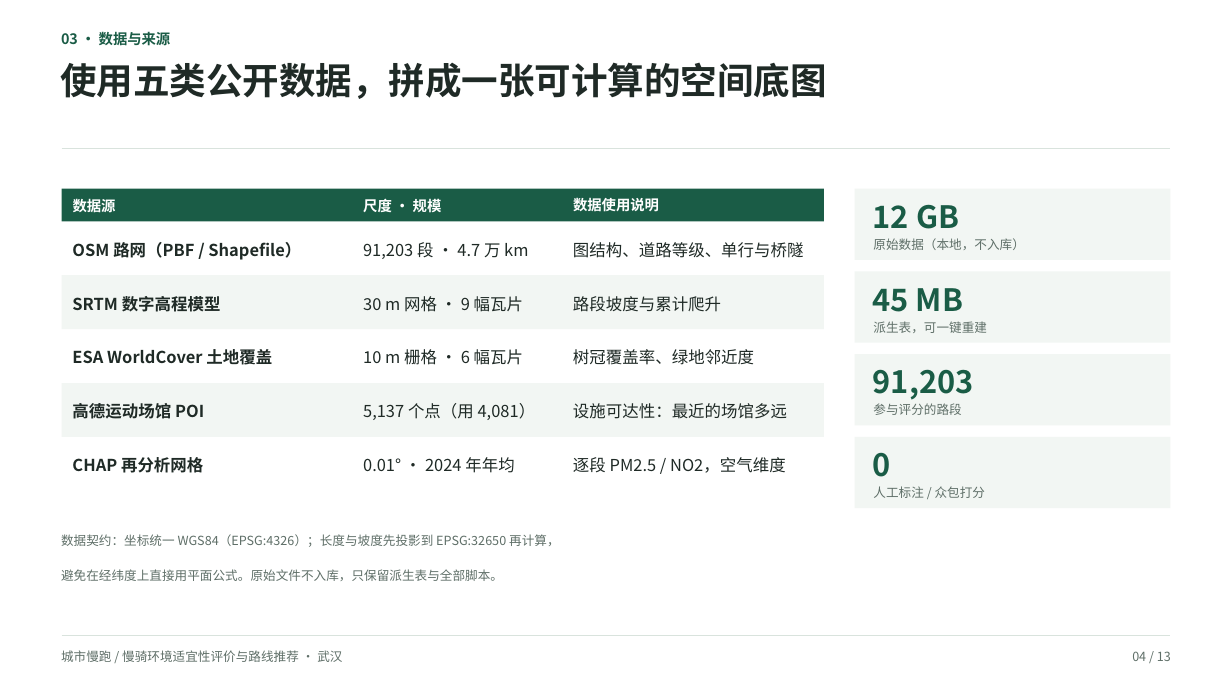
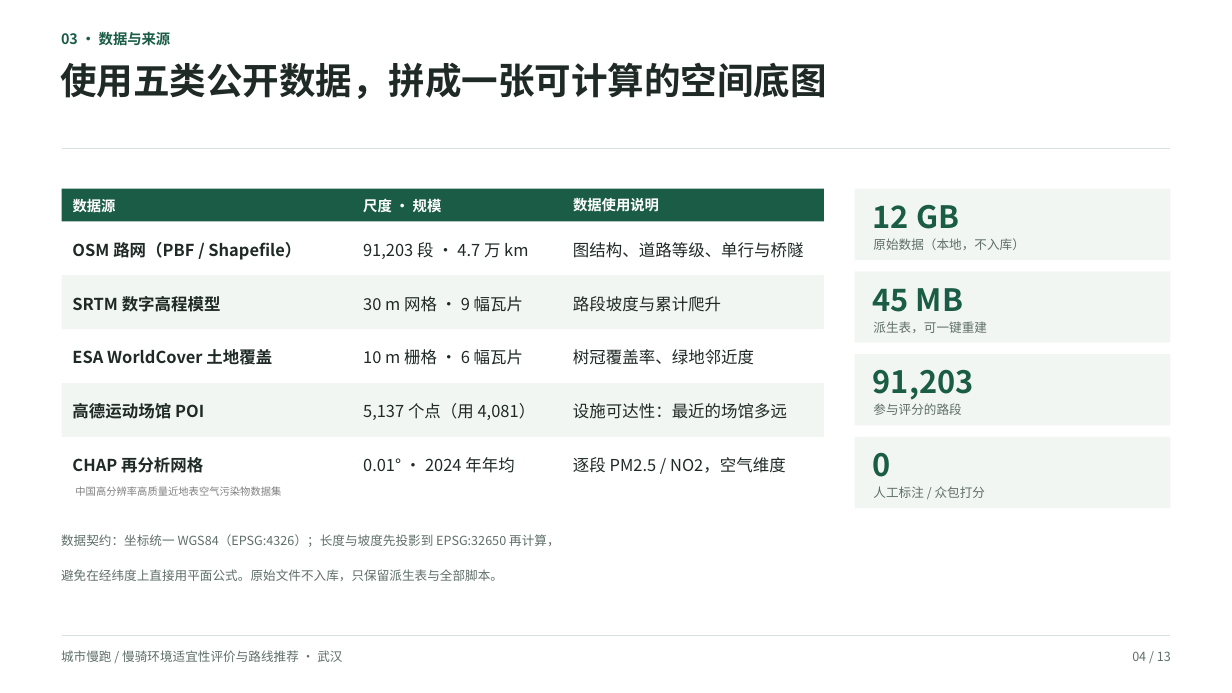
Before and after one commit to Cbj666/RouteRecommendationSystem, a slide deck: slide 4 of presentation/G7项目设计-2026113.pptx. Drawn at 1232x693 pixels with LibreOffice and Linux fonts; fonts in the diff are those of the drawing. Boxes give left, top, right and bottom in pixels: in the first picture for what was removed or moved away, otherwise in the second. Text is boxed around its words. In the diff, an @@ line names an element or a change of style, - is before the commit and + after.

```diff
--- a/presentation/G7项目设计-2026113.pptx
+++ b/presentation/G7项目设计-2026113.pptx
@@ text added at <box>75,486,281,496</box>, 8 pt, text #808080 @@
+中国高分辨率高质量近地表空气污染物数据集
```
Also in this commit, not shown: 5 other slides changed, 55 other files.
